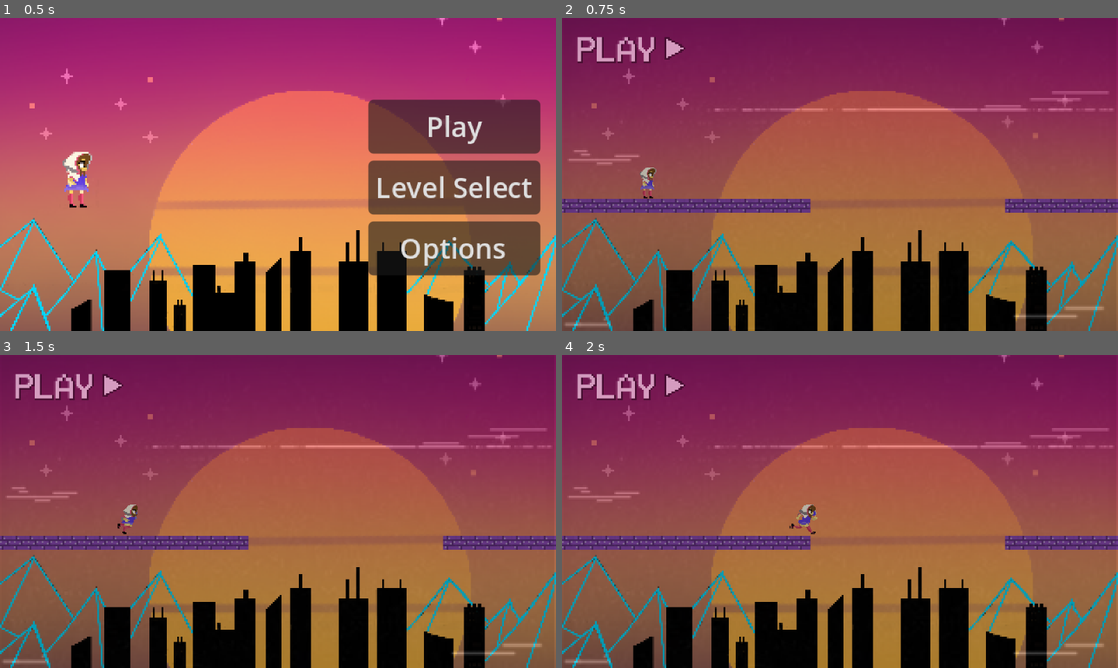
Above: before the commit, frames 1-4 (two rows, left to right).
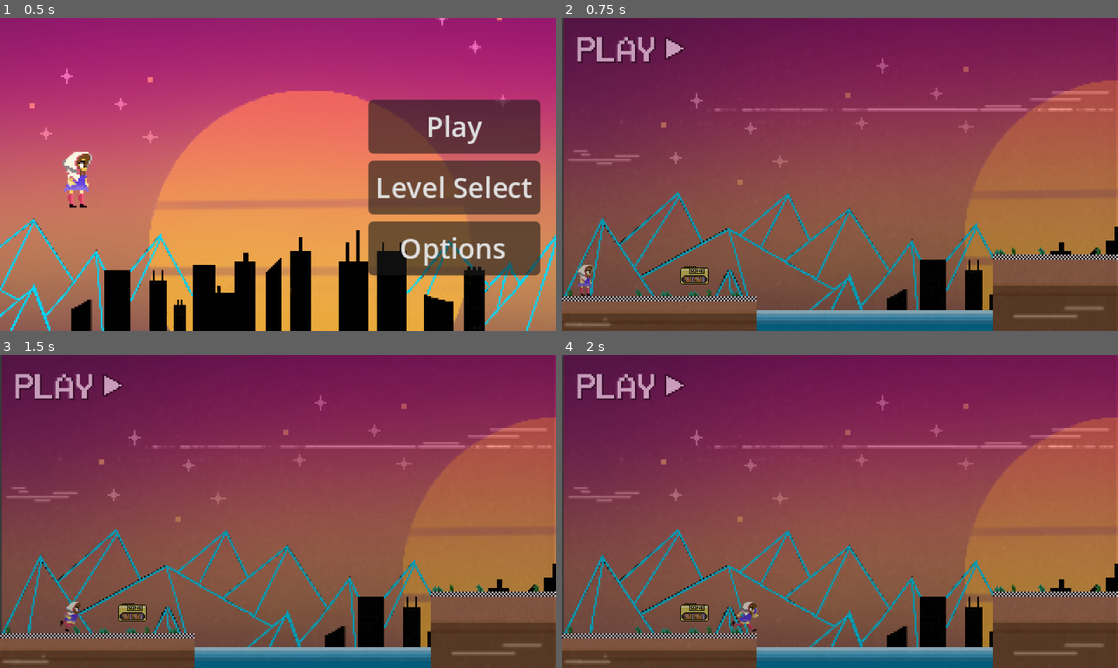
Above: after the commit, the same moments.

Repository: gunarp/gmtk-game-jam
Game: Godot game, scene res://Scenes/main.tscn
The game is run twice, just before and just after one commit, with the same random seed, the same clock (stepped at 60 frames per second) and the same inputs.
Inputs:
- Up to frame 1 (0.5 s): no input
- Up to frame 2 (0.75 s): click "Play" at 0.5 s
- Up to frame 3 (1.5 s): hold D (move_right) from 1.28 s (still down); tap I (dash) at 1.35 s
- Up to frame 4 (2 s): keep holding D (move_right); tap Space (jump) at 1.52 s

Frame 1 is identical in both runs. In frame 2, 50% of the frame differs, in the area x 0-100%, y 0-100%; in frame 3, 50%; in frame 4, 50%.

Commit message:
added all level scenes to corresponding buttons! yay!

Diff:
--- a/Resources/level_collection.tres
+++ b/Resources/level_collection.tres
@@ -1,63 +1,69 @@
-[gd_resource type="Resource" script_class="LevelCollectionResource" load_steps=15 format=3 uid="uid://cp8wrxwjud0b1"]
+[gd_resource type="Resource" script_class="LevelCollectionResource" load_steps=21 format=3 uid="uid://cp8wrxwjud0b1"]
 
 [ext_resource type="Script" uid="uid://cs6fg6y2qqyvj" path="res://Resources/Scripts/level_collection.gd" id="1_hkkd7"]
 [ext_resource type="Script" uid="uid://c356ujgh4qrfv" path="res://Resources/Scripts/level_resource.gd" id="2_c5tna"]
 [ext_resource type="PackedScene" uid="uid://di30mv4npivm6" path="res://Scenes/Levels/level1.tscn" id="3_cbg87"]
-[ext_resource type="PackedScene" uid="uid://calmux6wahgo7" path="res://Scenes/Levels/test_level_tiles.tscn" id="4_cbg87"]
+[ext_resource type="PackedScene" uid="uid://dufbe4jkimlm5" path="res://Scenes/Levels/level3.tscn" id="4_l5nrp"]
 [ext_resource type="PackedScene" uid="uid://dxm0isvn5gx1f" path="res://Scenes/Levels/level2.tscn" id="4_x57wc"]
+[ext_resource type="PackedScene" uid="uid://285dcxv4ritm" path="res://Scenes/Levels/level4.tscn" id="5_ng006"]
+[ext_resource type="PackedScene" uid="uid://b4desvkbtidq6" path="res://Scenes/Levels/level5.tscn" id="6_modjr"]
+[ext_resource type="PackedScene" uid="uid://bpj6s1s4b264v" path="res://Scenes/Levels/level6.tscn" id="7_s2y07"]
+[ext_resource type="PackedScene" uid="uid://dpauatcsghxej" path="res://Scenes/Levels/level7.tscn" id="8_70gv4"]
+[ext_resource type="PackedScene" uid="uid://2bgxjts46on1" path="res://Scenes/Levels/level8.tscn" id="9_dqq1t"]
+[ext_resource type="PackedScene" uid="uid://cmnrol6qrarak" path="res://Scenes/Levels/level9.tscn" id="10_4hb56"]
 
 [sub_resource type="Resource" id="Resource_x57wc"]
 script = ExtResource("2_c5tna")
 level_name = "Level 1"
-level_scene = ExtResource("4_cbg87")
+level_scene = ExtResource("3_cbg87")
 metadata/_custom_type_script = "uid://c356ujgh4qrfv"
 
 [sub_resource type="Resource" id="Resource_u4yq5"]
 script = ExtResource("2_c5tna")
 level_name = "Level 2"
-level_scene = ExtResource("3_cbg87")
+level_scene = ExtResource("4_x57wc")
 metadata/_custom_type_script = "uid://c356ujgh4qrfv"
 
 [sub_resource type="Resource" id="Resource_fyoy1"]
 script = ExtResource("2_c5tna")
 level_name = "Level 3"
-level_scene = ExtResource("4_x57wc")
+level_scene = ExtResource("4_l5nrp")
 metadata/_custom_type_script = "uid://c356ujgh4qrfv"
 
 [sub_resource type="Resource" id="Resource_cbg87"]
 script = ExtResource("2_c5tna")
 level_name = "Level 4"
-level_scene = ExtResource("3_cbg87")
+level_scene = ExtResource("5_ng006")
 metadata/_custom_type_script = "uid://c356ujgh4qrfv"
 
 [sub_resource type="Resource" id="Resource_tnvb5"]
 script = ExtResource("2_c5tna")
 level_name = "Level 5"
-level_scene = ExtResource("3_cbg87")
+level_scene = ExtResource("6_modjr")
 metadata/_custom_type_script = "uid://c356ujgh4qrfv"
 
 [sub_resource type="Resource" id="Resource_jwrcv"]
 script = ExtResource("2_c5tna")
 level_name = "Level 6"
-level_scene = ExtResource("4_x57wc")
+level_scene = ExtResource("7_s2y07")
 metadata/_custom_type_script = "uid://c356ujgh4qrfv"
 
 [sub_resource type="Resource" id="Resource_p44mb"]
 script = ExtResource("2_c5tna")
 level_name = "Level 7"
-level_scene = ExtResource("3_cbg87")
+level_scene = ExtResource("8_70gv4")
 metadata/_custom_type_script = "uid://c356ujgh4qrfv"
 
 [sub_resource type="Resource" id="Resource_hdy5g"]
 script = ExtResource("2_c5tna")
 level_name = "Level 8"
-level_scene = ExtResource("3_cbg87")
+level_scene = ExtResource("9_dqq1t")
 metadata/_custom_type_script = "uid://c356ujgh4qrfv"
 
 [sub_resource type="Resource" id="Resource_l5nrp"]
 script = ExtResource("2_c5tna")
 level_name = "Level 9"
-level_scene = ExtResource("4_x57wc")
+level_scene = ExtResource("10_4hb56")
 metadata/_custom_type_script = "uid://c356ujgh4qrfv"
 
 [resource]
